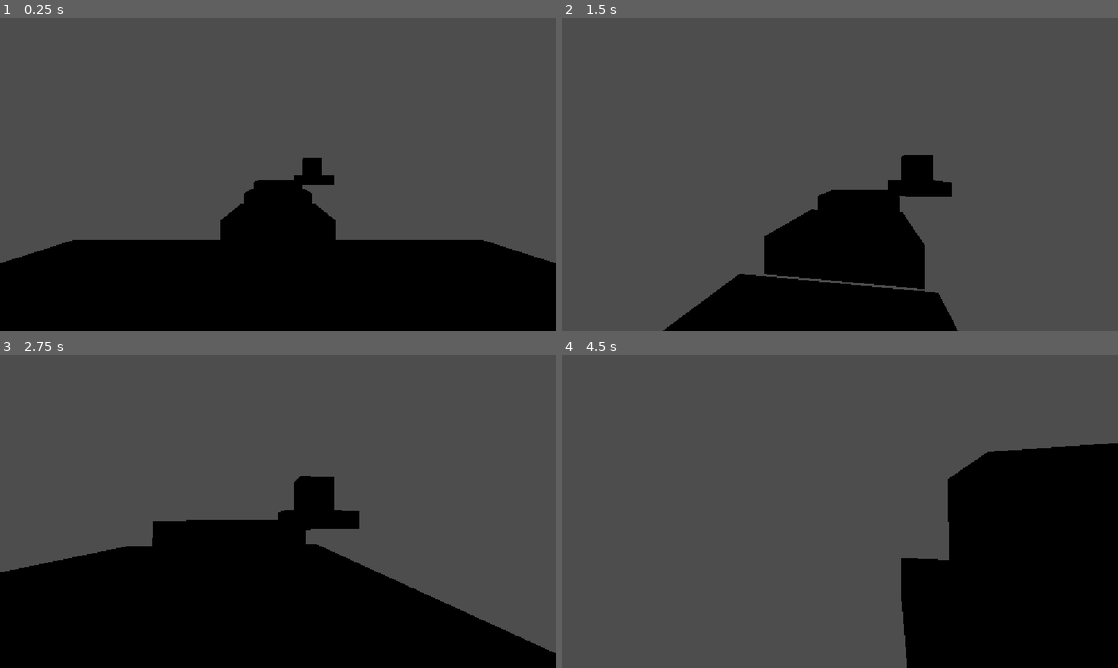
Above: before the commit, frames 1-4 (two rows, left to right).
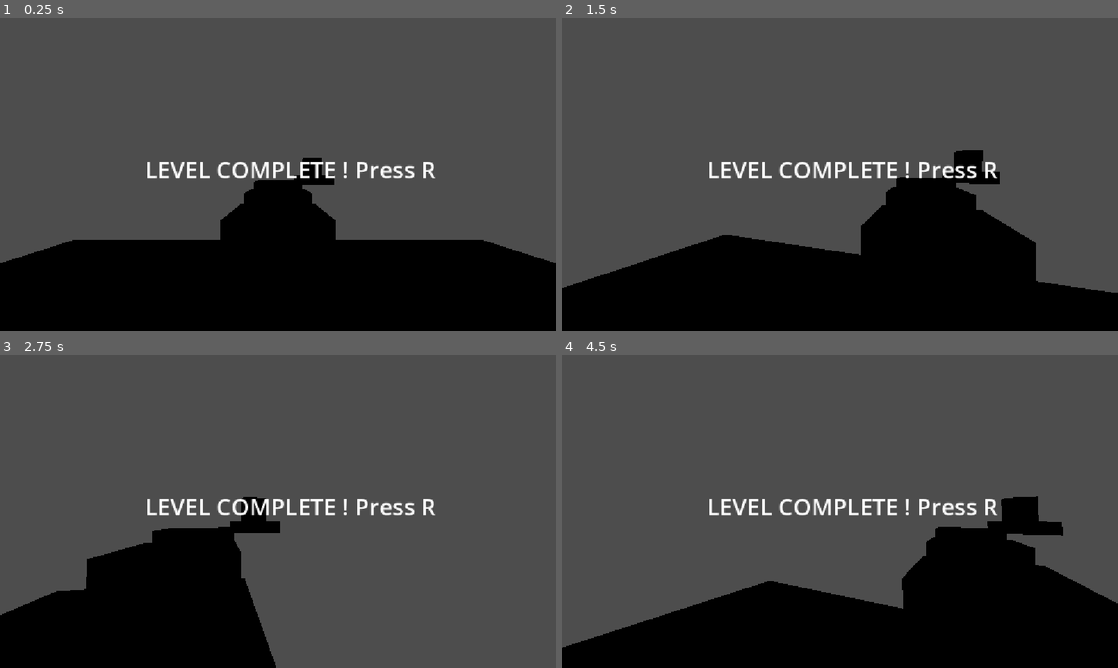
Above: after the commit, the same moments.

Repository: rehanvoid/CtrlAltElite
Game: Godot game, scene res://main.tscn
Same seed, same stepped clock (60 frames per second), same inputs: the game is played once before the commit and once after it.
Inputs (mouse positions are in pixels of both pictures, inside the frame that each line leads up to):
- Up to frame 1 (0.25 s): no input
- Up to frame 2 (1.5 s): tap R (restart) at 0.5, 1.25 s; move the mouse to (867, 174) at 0.52 s; hold Shift (sprint) 0.53-1.28 s; hold W (move_forward) from 0.53 s (still down); tap Space (jump) at 0.77 s; move the mouse to (812, 174) at 1.27 s; tap Shift (sprint) at 1.35 s
- Up to frame 3 (2.75 s): keep holding W (move_forward); tap Space (jump) at 1.52 s; tap R (restart) at 2 s; move the mouse to (289, 505) at 2.02 s; hold Shift (sprint) from 2.03 s (still down)
- Up to frame 4 (4.5 s): keep holding W (move_forward); tap R (restart) at 2.75, 3.5, 4.15, 4.25 s; move the mouse to (834, 517) at 2.77 s; release Shift (sprint) at 2.78 s; tap Shift (sprint) at 2.85, 4.35 s; tap Space (jump) at 3.02, 3.77 s; move the mouse to (878, 514) at 3.52 s; hold Shift (sprint) 3.53-4.28 s; move the mouse to (795, 508) at 4.27 s

The runs differ from the first frame. In frame 1, 1.1% of the frame differs, in the area x 26-79%, y 46-52%; in frame 2, 21%; in frame 3, 19%; in frame 4, 23%, in the area x 0-100%, y 28-100%.

Commit message:
Add files via upload

Diff:
--- a/gltch-verse-hackathon/goal.gd
+++ b/gltch-verse-hackathon/goal.gd
@@ -1,6 +1,9 @@
 extends Area3D
 
 @onready var win_label = $CanvasLayer/WinLabel
+
+func _ready():
+	print("goal ready")
 
 func _on_body_entered(body: Node3D):
 	print("touched: ", body.name)
--- a/gltch-verse-hackathon/main.tscn
+++ b/gltch-verse-hackathon/main.tscn
@@ -51,7 +51,7 @@
 size = Vector3(4, 1, 4)
 
 [sub_resource type="BoxShape3D" id="BoxShape3D_o6u5s"]
-size = Vector3(2, 2, 2)
+size = Vector3(10, 10, 10)
 
 [sub_resource type="BoxMesh" id="BoxMesh_30kgw"]
 size = Vector3(2, 2, 2)
@@ -148,4 +148,4 @@
 theme_override_font_sizes/font_size = 48
 text = "LEVEL COMPLETE ! Press R"
 
-[connection signal="body_entered" from="Level1/Goal" to="Player" method="_on_body_entered"]
+[connection signal="body_entered" from="Level1/Goal" to="Level1/Goal" method="_on_body_entered"]
--- a/gltch-verse-hackathon/player.gd
+++ b/gltch-verse-hackathon/player.gd
@@ -5,6 +5,7 @@
 const JUMP_VELOCITY = 5.0
 const GRAVITY = 12.0
 const MOUSE_SENSITIVITY = 0.003
+const FALL_LIMIT = -10.0
 
 @onready var camera = $Camera3D
 
@@ -18,6 +19,8 @@
 		camera.rotation.x = clamp(camera.rotation.x, -1.5, 1.5)
 	if event.is_action_pressed("ui_cancel"):
 		Input.mouse_mode = Input.MOUSE_MODE_VISIBLE
+	if event.is_action_pressed("restart"):
+		get_tree().reload_current_scene()
 
 func _physics_process(delta):
 	if not is_on_floor():
@@ -36,6 +39,5 @@
 	velocity.z = direction.z * current_speed
 	move_and_slide()
 
-
-func _on_body_entered(body: Node3D) -> void:
-	pass # Replace with function body.
+	if global_position.y < FALL_LIMIT:
+		get_tree().reload_current_scene()
